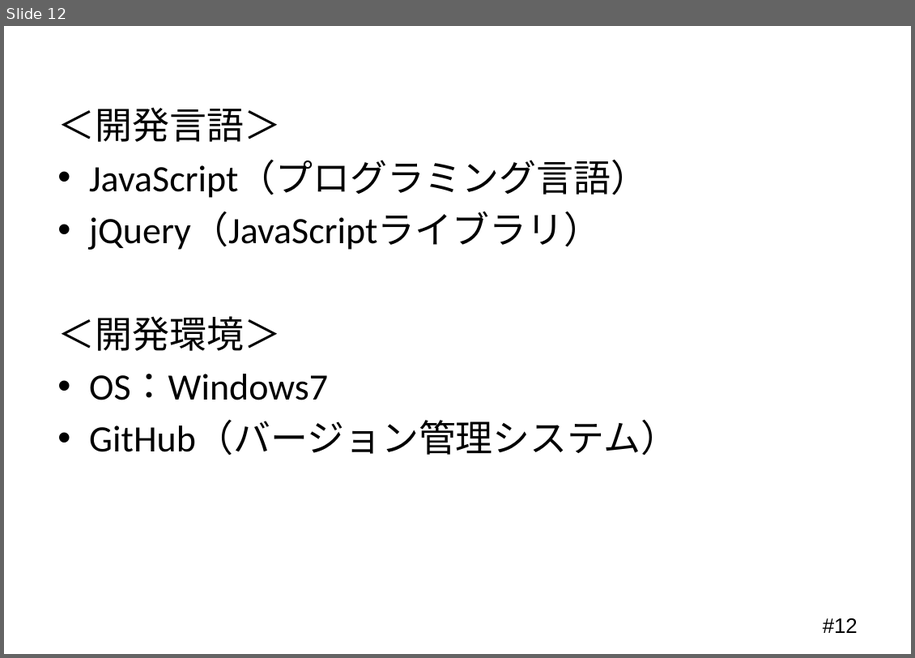
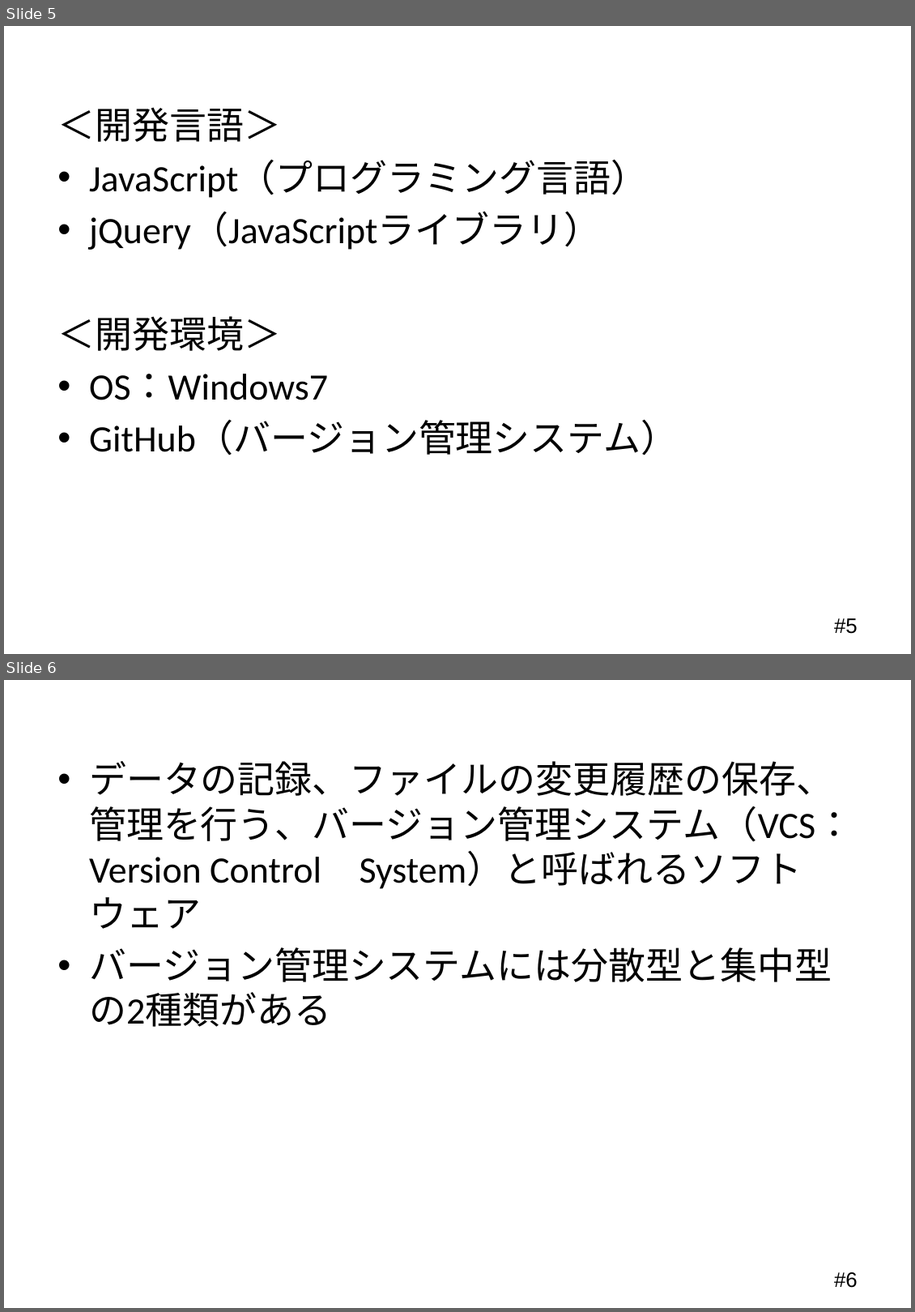
Before and after one commit to Mocchy2/graduation-thesis, a slide deck: 卒業論文 発表用スライド.pptx. Shown one above the other, each under a label of ours: slide 12 before the commit, slides 5 and 6 after it. The pictures are 915x658 and 915x1312 pixels, drawn with LibreOffice and Linux fonts; fonts in the diff are those of the drawing; background and template pictures are left out. Boxes give left, top, right and bottom in pixels: in the first picture for what was removed or moved away, otherwise in the second. Text is boxed around its words. In the diff, an @@ line names an element or a change of style, - is before the commit and + after.

Commit message:
「バージョン管理システム」「Git」の説明を追加

```diff
--- a/卒業論文 発表用スライド.pptx
+++ b/卒業論文 発表用スライド.pptx
@@ slide 6 added at box(4, 680, 911, 1308), background #FFFFFF; not listed: 1 template element that a slide beside it also shows @@
@@ title added at box(49, 682, 866, 741), 36 pt, text #FFFFFF @@
+バージョン管理システム
@@ text added at box(89, 761, 853, 1027), 32 pt, text #000000 @@
+• データの記録、ファイルの変更履歴の保存、管理を行う、バージョン管理システム（VCS：Version Control System）と呼ばれるソフトウェア
+• バージョン管理システムには分散型と集中型の2種類がある
@@ what was slide 12 is now slide 5 @@
@@ page number at box(834, 618, 858, 634): text changed @@
-#12
+#5
```
Also in this commit, not shown: 1 other slide added, 2 slides removed.
